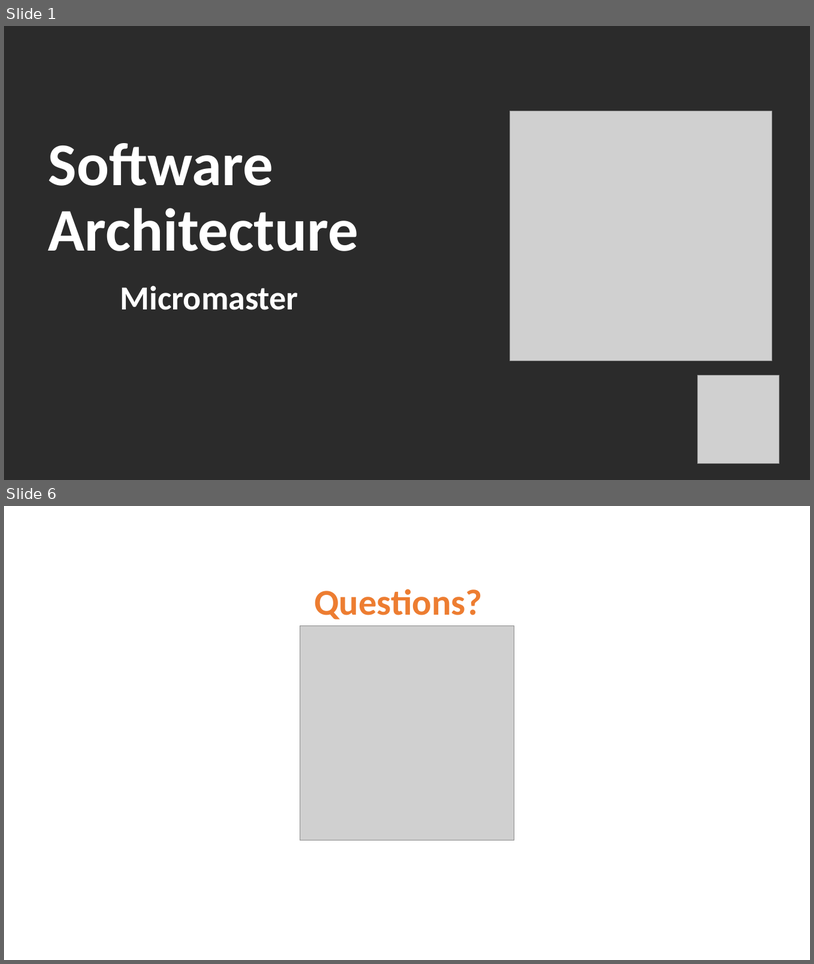
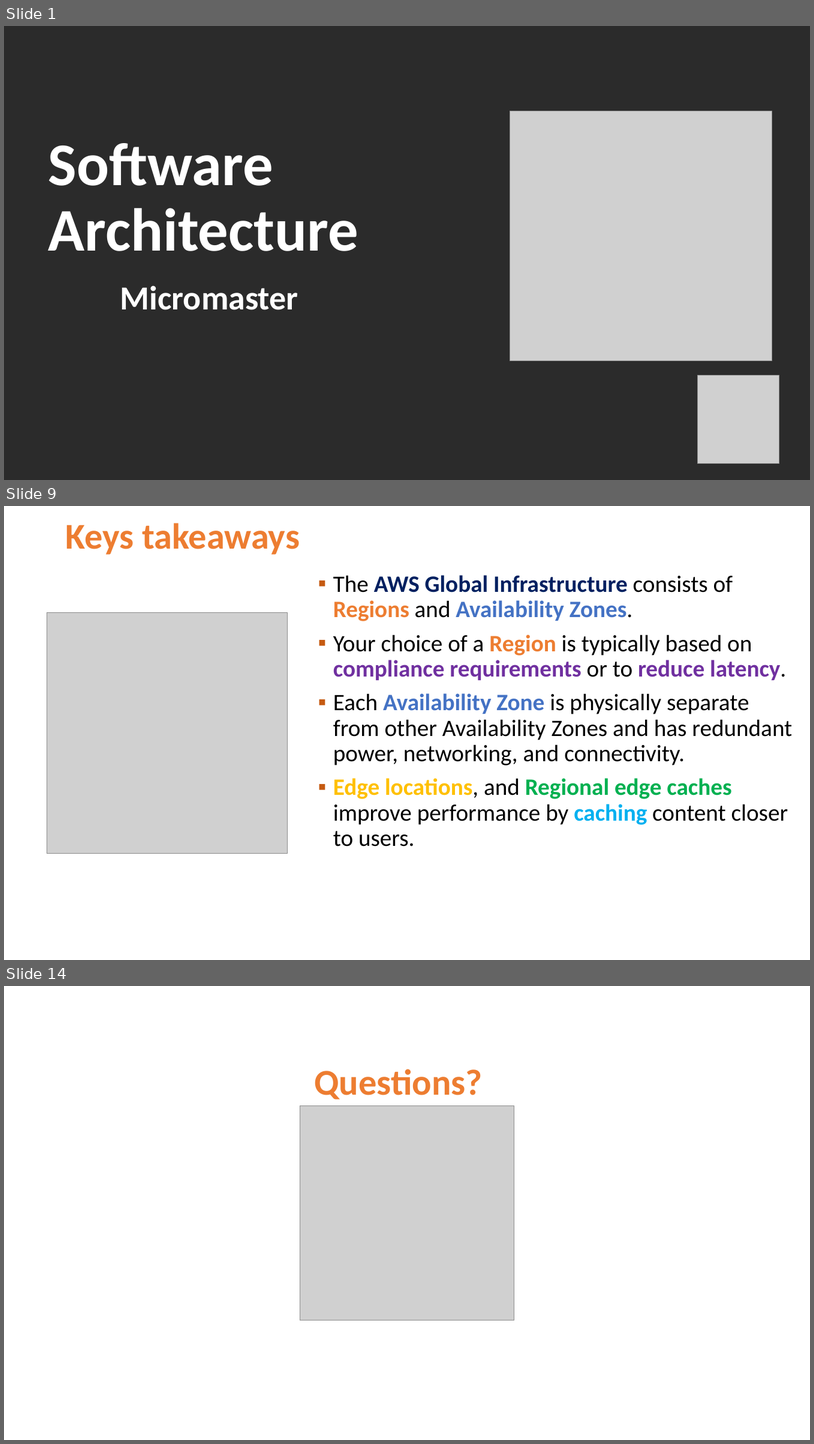
Before and after one commit to Jucer74/ArchitectureMaster, a slide deck: Classes/03-AWSInfrastructure/ArchitectureMaster-03-AWSInfrastructure.pptx. Shown one above the other, each under a label of ours: slides 1 and 6 before the commit, slides 1, 9 and 14 after it; the slides between them are not shown. The pictures are 814x964 and 814x1444 pixels, drawn with LibreOffice and Linux fonts; fonts in the diff are those of the drawing; grey boxes stand for pictures; background and template pictures are left out; a plain dark background stands for a picture behind light text. Boxes give left, top, right and bottom in pixels: in the first picture for what was removed or moved away, otherwise in the second. Text is boxed around its words. In the diff, an @@ line names an element or a change of style, - is before the commit and + after.

```diff
--- a/Classes/03-AWSInfrastructure/ArchitectureMaster-03-AWSInfrastructure.pptx
+++ b/Classes/03-AWSInfrastructure/ArchitectureMaster-03-AWSInfrastructure.pptx
@@ slide 9 added at (4,506,810,960), background #FFFFFF @@
@@ title added at (65,523,300,555), 43.2 pt, text #ED7D31, bold @@
+Keys takeaways
@@ text added at (333,575,792,846), 28 pt, text #000000 @@
+▪ The AWS Global Infrastructure consists of Regions and Availability Zones.
+▪ Your choice of a Region is typically based on compliance requirements or to reduce latency.
+▪ Each Availability Zone is physically separate from other Availability Zones and has redundant power, networking, and connectivity.
+▪ Edge locations, and Regional edge caches improve performance by caching content closer to users.
@@ picture added at (47,612,288,853) @@
@@ what was slide 6 is now slide 14 @@
```
Also in this commit, not shown: 4 slides changed, 8 other slides added.
